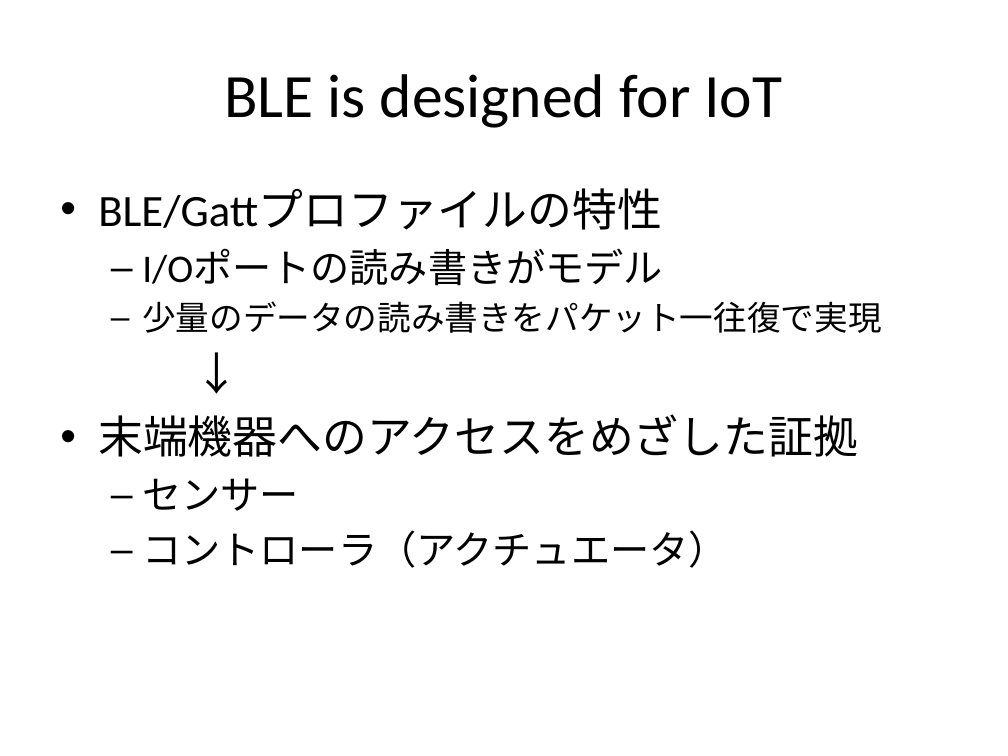
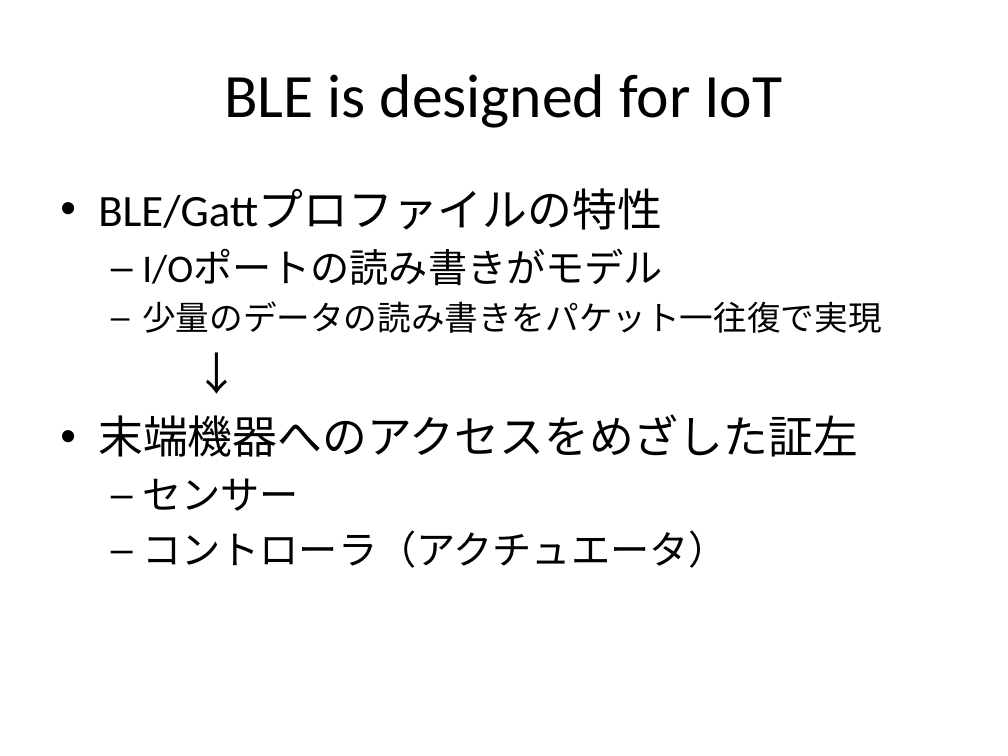
Before and after one commit to jjking2/ble-for-iot, a slide deck: slide 5 of BLE-for-IoT-ja.pptx (slide 2 before the commit). Drawn at 1008x756 pixels with LibreOffice and Linux fonts; fonts in the diff are those of the drawing. Boxes give left, top, right and bottom in pixels: in the first picture for what was removed or moved away, otherwise in the second. Text is boxed around its words. In the diff, an @@ line names an element or a change of style, - is before the commit and + after.

```diff
--- a/BLE-for-IoT-ja.pptx
+++ b/BLE-for-IoT-ja.pptx
@@ text at box(98, 414, 858, 457): text changed @@
-• 末端機器へのアクセスをめざした証拠
+• 末端機器へのアクセスをめざした証左
```
Also in this commit, not shown: 3 other slides changed, 3 slides added, 1 other file.
